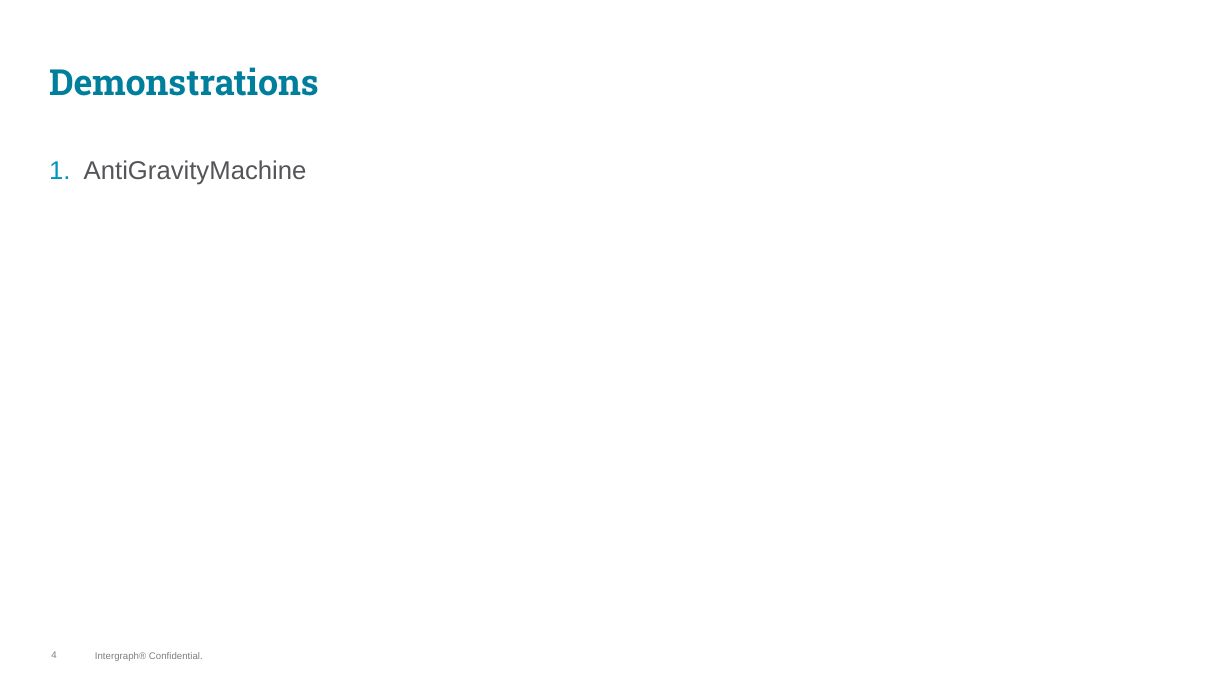
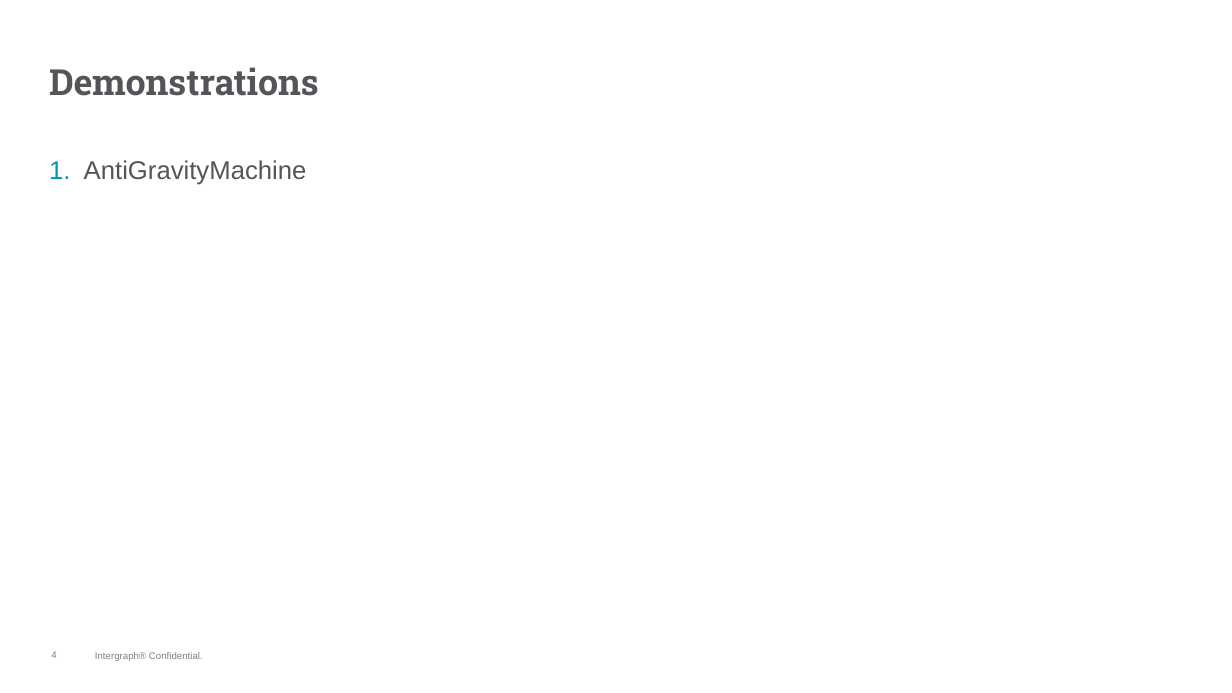
Before and after one commit to Pipecasso/AliasPaul, a slide deck: slide 4 of autosprintreview/Sprint Review Template.pptx. Drawn at 1232x693 pixels with LibreOffice and Linux fonts; fonts in the diff are those of the drawing; background and template pictures are left out. Boxes give left, top, right and bottom in pixels: in the first picture for what was removed or moved away, otherwise in the second. Text is boxed around its words. In the diff, an @@ line names an element or a change of style, - is before the commit and + after.

```diff
--- a/autosprintreview/Sprint Review Template.pptx
+++ b/autosprintreview/Sprint Review Template.pptx
@@ title "Demonstrations" at box(49, 67, 319, 96): text colour #007F9D to #545559 @@
```
Also in this commit, not shown: 1 other slide changed, 1 slide added, 1 slide removed, 4 other files.
